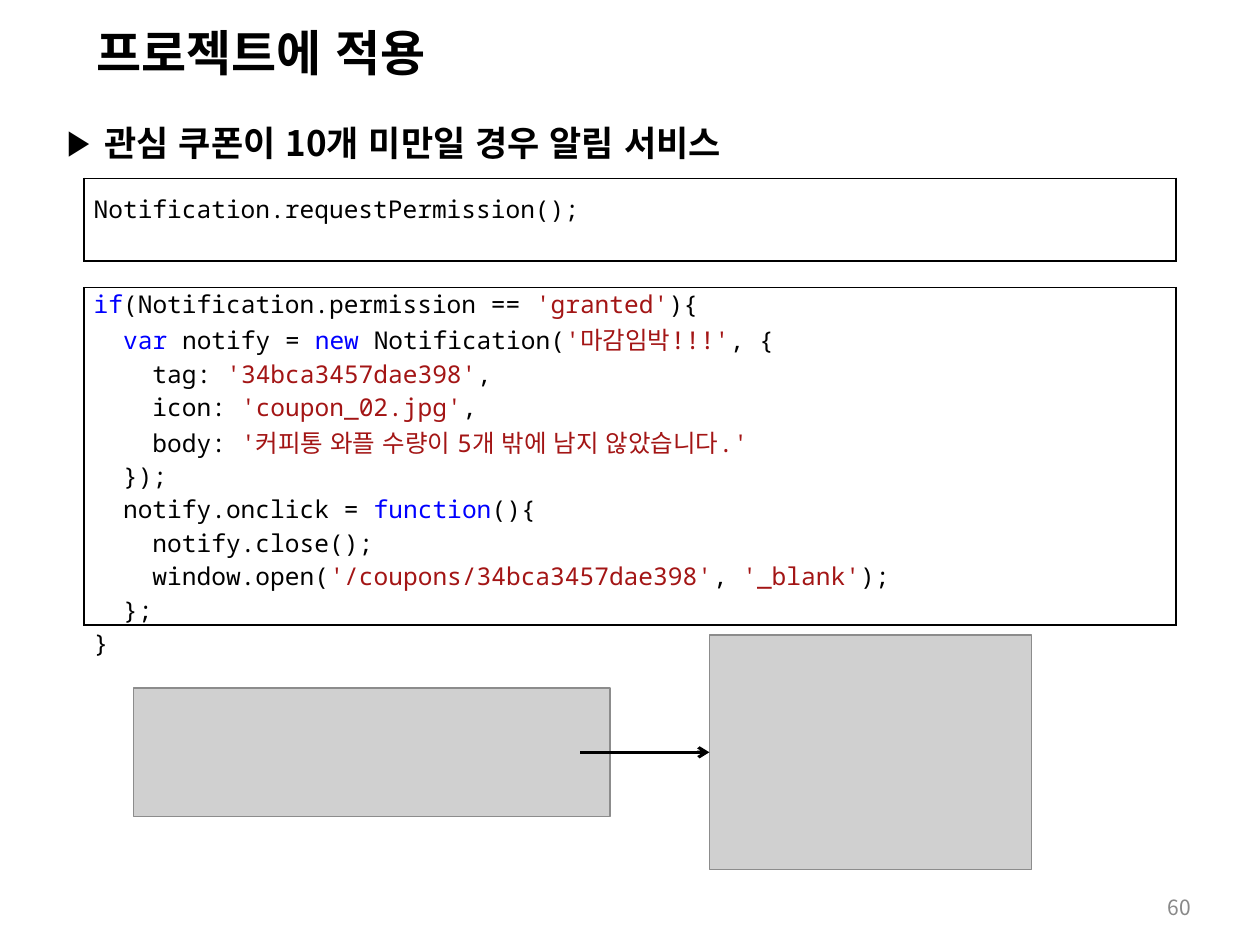
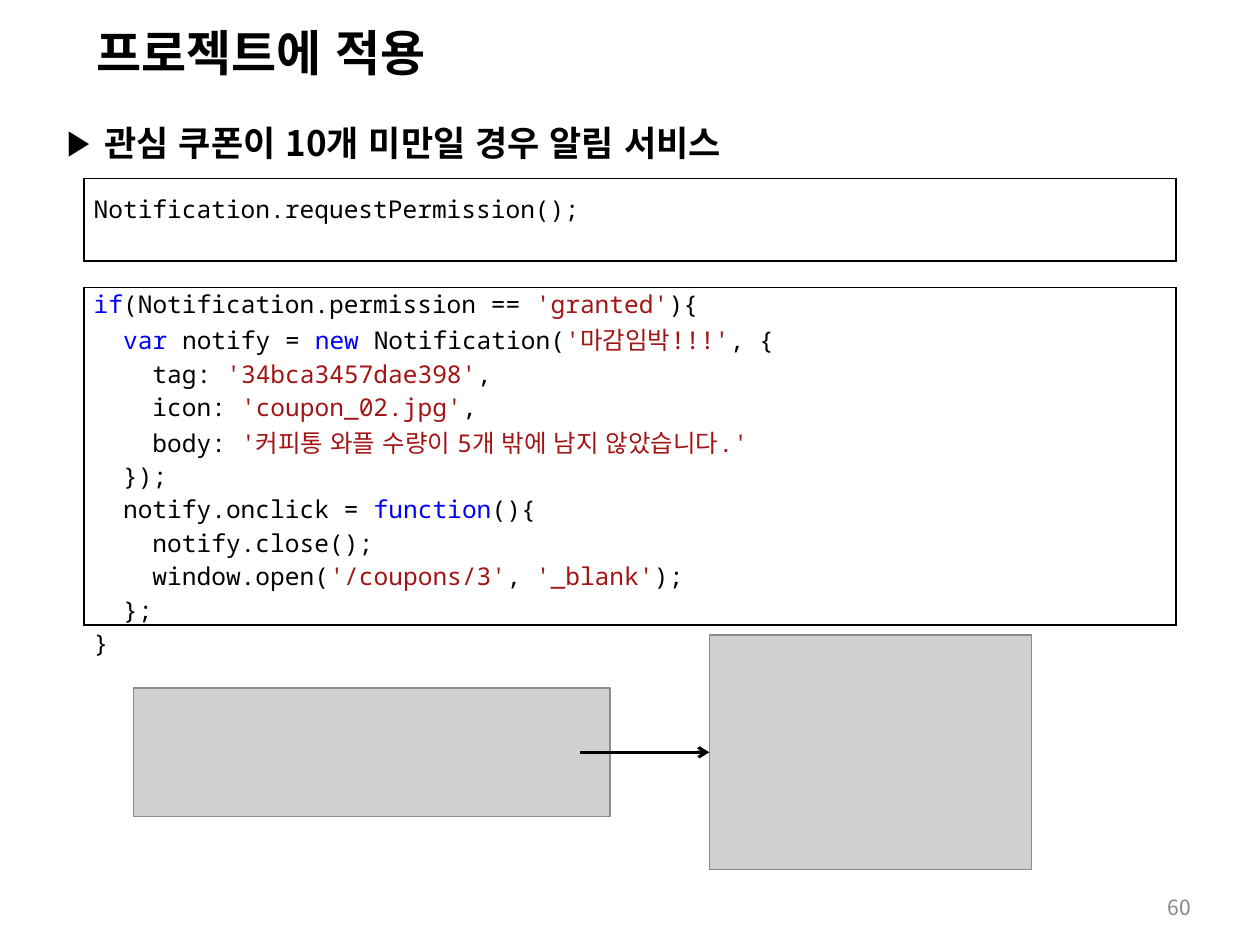
Before and after one commit to uzoolove/html5project202303, a slide deck: slide 60 of PPT/03.HTML5 API.pptx. Drawn at 1260x945 pixels with LibreOffice and Linux fonts; fonts in the diff are those of the drawing; grey boxes stand for pictures; background and template pictures are left out. Boxes give left, top, right and bottom in pixels: in the first picture for what was removed or moved away, otherwise in the second. Text is boxed around its words. In the diff, an @@ line names an element or a change of style, - is before the commit and + after.

```diff
--- a/PPT/03.HTML5 API.pptx
+++ b/PPT/03.HTML5 API.pptx
@@ table at (84, 287, 1176, 625) @@
-row 1, column 1: if(Notification.permission == 'granted'){ / var notify = new Notification('마감임박!!!', { / tag: '34bca3457dae398', / icon: 'coupon_02.jpg', / body: '커피통 와플 수량이 5개 밖에 남지 않았습니다.' / }); / notify.onclick = function(){ / notify.close(); / window.open('/coupons/34bca3457dae398', '_blank'); / }; / }
+row 1, column 1: if(Notification.permission == 'granted'){ / var notify = new Notification('마감임박!!!', { / tag: '34bca3457dae398', / icon: 'coupon_02.jpg', / body: '커피통 와플 수량이 5개 밖에 남지 않았습니다.' / }); / notify.onclick = function(){ / notify.close(); / window.open('/coupons/3', '_blank'); / }; / }
```
